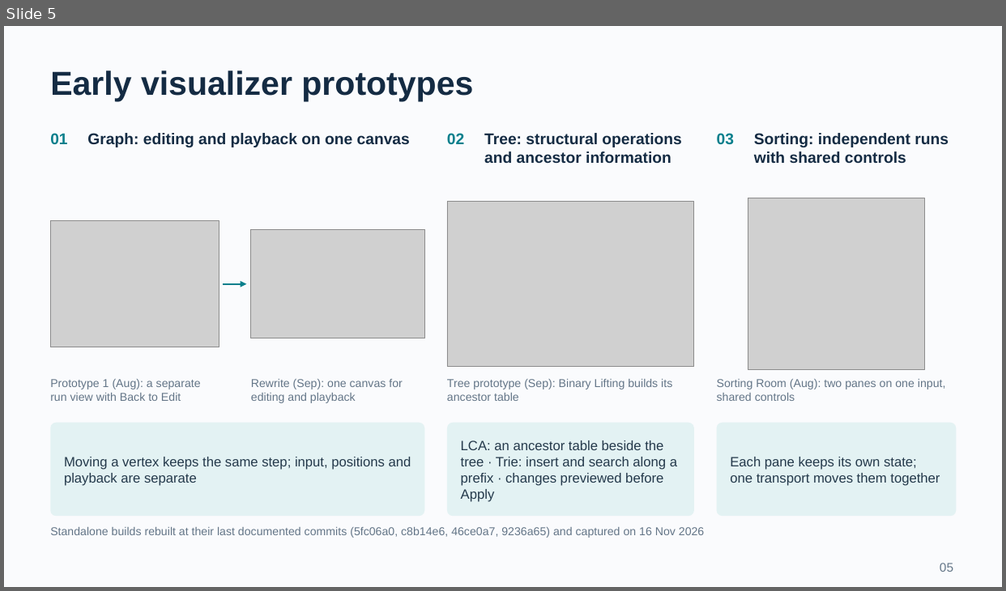
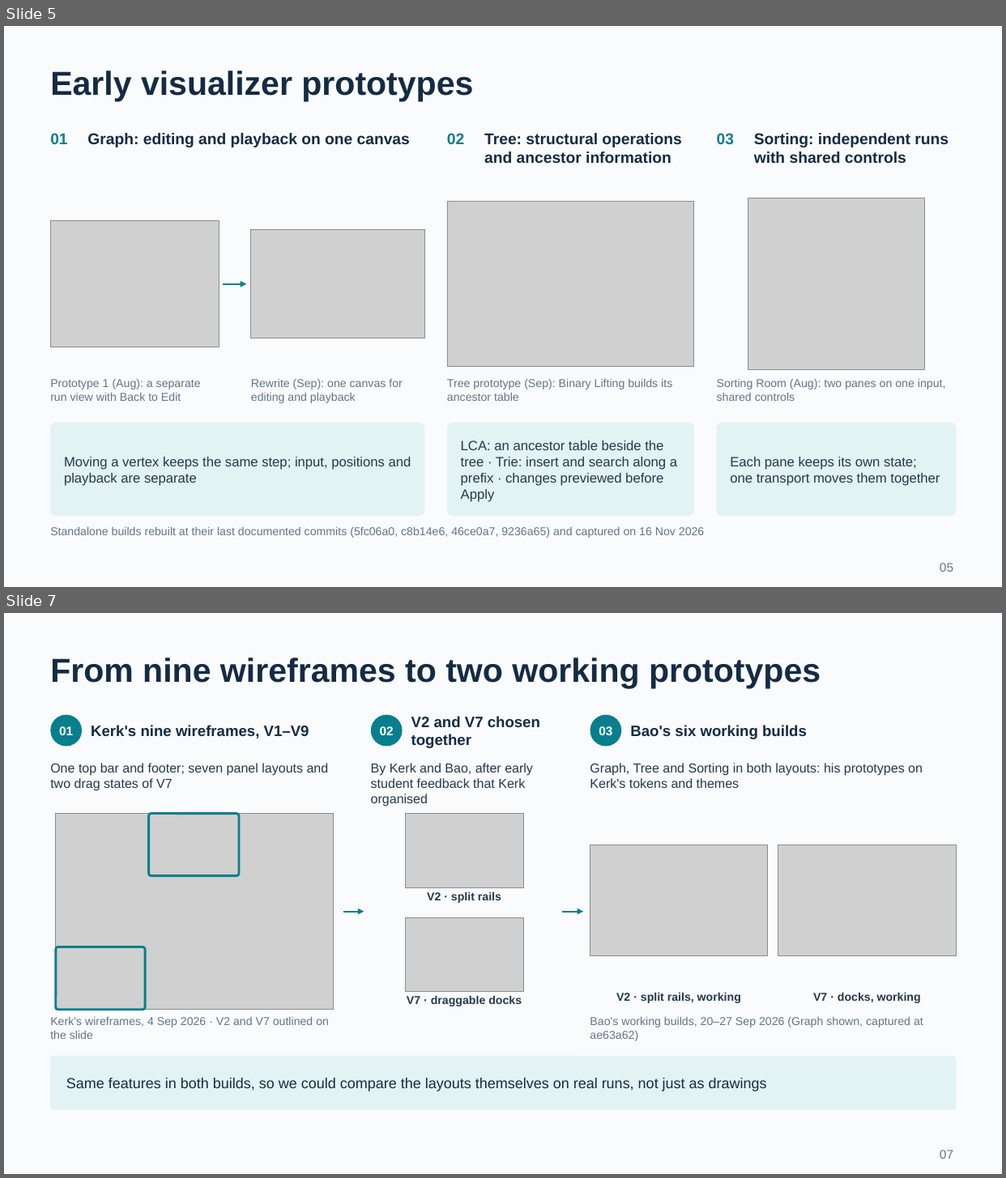
Before and after one commit to BJoozz/docsforfyp, a slide deck: presentation/VisuAlgo_CA_Presentation.pptx. Shown one above the other, each under a label of ours: slide 5 before the commit, slides 5 and 7 after it; the slides between them are not shown. The pictures are 1006x591 and 1006x1178 pixels, drawn with LibreOffice and Linux fonts; fonts in the diff are those of the drawing; grey boxes stand for pictures. Boxes give left, top, right and bottom in pixels: in the first picture for what was removed or moved away, otherwise in the second. Text is boxed around its words. In the diff, an @@ line names an element or a change of style, - is before the commit and + after.

```diff
--- a/presentation/VisuAlgo_CA_Presentation.pptx
+++ b/presentation/VisuAlgo_CA_Presentation.pptx
@@ slide 7 added at [4,613,1002,1174], background #FAFBFD @@
@@ text added at [50,658,820,689], 32 pt, text #142B43, bold @@
+From nine wireframes to two working prototypes
@@ ellipse added at [50,715,82,747], fill #087F8C, 12 pt, text #FFFFFF, bold @@
+01
@@ text added at [91,725,309,739], 14.5 pt, text #142B43, bold @@
+Kerk's nine wireframes, V1–V9
@@ ellipse added at [371,715,403,747], fill #087F8C, 12 pt, text #FFFFFF, bold @@
+02
@@ text added at [411,716,540,748], 14.5 pt, text #142B43, bold @@
+V2 and V7 chosen together
@@ ellipse added at [590,715,621,747], fill #087F8C, 12 pt, text #FFFFFF, bold @@
+03
@@ text added at [630,725,807,739], 14.5 pt, text #142B43, bold @@
+Bao's six working builds
@@ text added at [50,763,329,791], 12.5 pt, text #24394B @@
+One top bar and footer; seven panel layouts and two drag states of V7
@@ text added at [371,763,533,807], 12.5 pt, text #24394B @@
+By Kerk and Bao, after early student feedback that Kerk organised
@@ text added at [590,763,923,788], 12.5 pt, text #24394B @@
+Graph, Tree and Sorting in both layouts: his prototypes on Kerk's tokens and themes
@@ picture added at [56,814,334,1010] @@
@@ rounded rectangle added at [148,814,238,875], outline #087F8C 2.25 pt @@
@@ picture added at [405,814,523,888] @@
@@ picture added at [590,845,769,956] @@
@@ picture added at [779,845,957,956] @@
@@ text added at [427,892,501,903], 11 pt, text #24394B, bold @@
+V2 · split rails
@@ arrow added from (343, 912) to (364, 912), #087F8C 1.75 pt @@
@@ picture added at [405,918,523,992] @@
@@ arrow added from (562, 912) to (583, 912), #087F8C 1.75 pt @@
@@ rounded rectangle added at [56,947,145,1010], outline #087F8C 2.25 pt @@
@@ text added at [407,995,522,1007], 11 pt, text #24394B, bold @@
+V7 · draggable docks
@@ text added at [616,992,741,1003], 11 pt, text #24394B, bold @@
+V2 · split rails, working
@@ text added at [813,992,921,1003], 11 pt, text #24394B, bold @@
+V7 · docks, working
@@ text added at [50,1017,329,1039], 11 pt, text #637587 @@
+Kerk's wireframes, 4 Sep 2026 · V2 and V7 outlined on the slide
@@ text added at [590,1017,923,1041], 11 pt, text #637587 @@
+Bao's working builds, 20–27 Sep 2026 (Graph shown, captured at ae63a62)
@@ rounded rectangle added at [50,1056,957,1110], fill #E3F2F3, 14 pt, text #142B43 @@
+Same features in both builds, so we could compare the layouts themselves on real runs, not just as drawings
@@ text added at [940,1150,953,1159], 12 pt, text #637587 @@
+07
```
Also in this commit, not shown: 2 other slides added, 3 slides removed, 19 other files.
